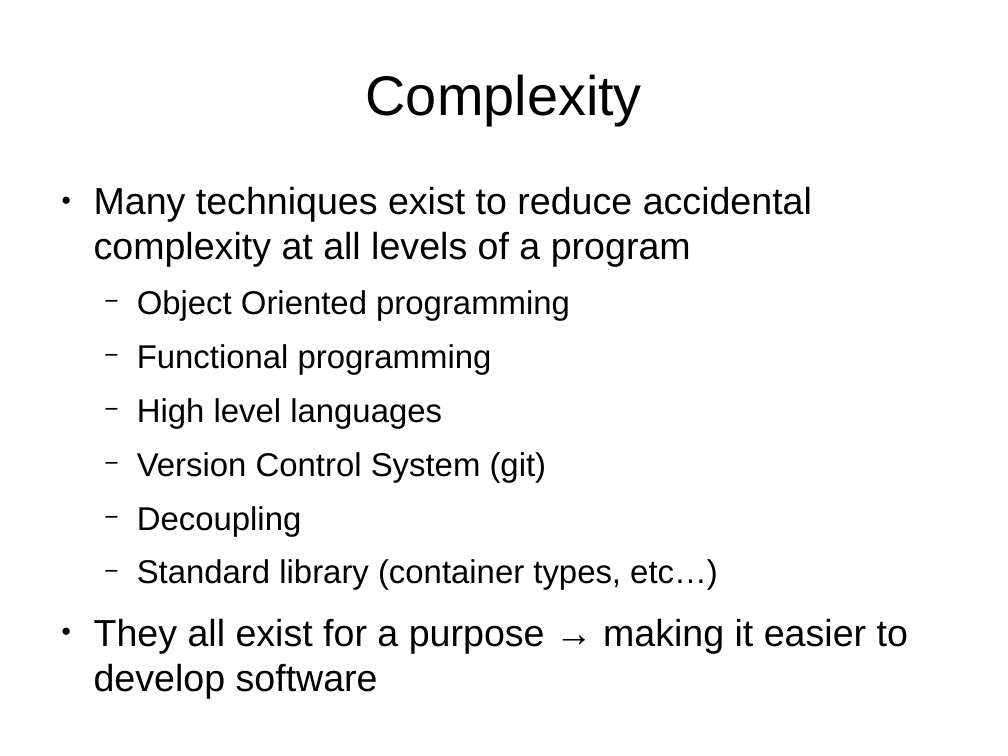
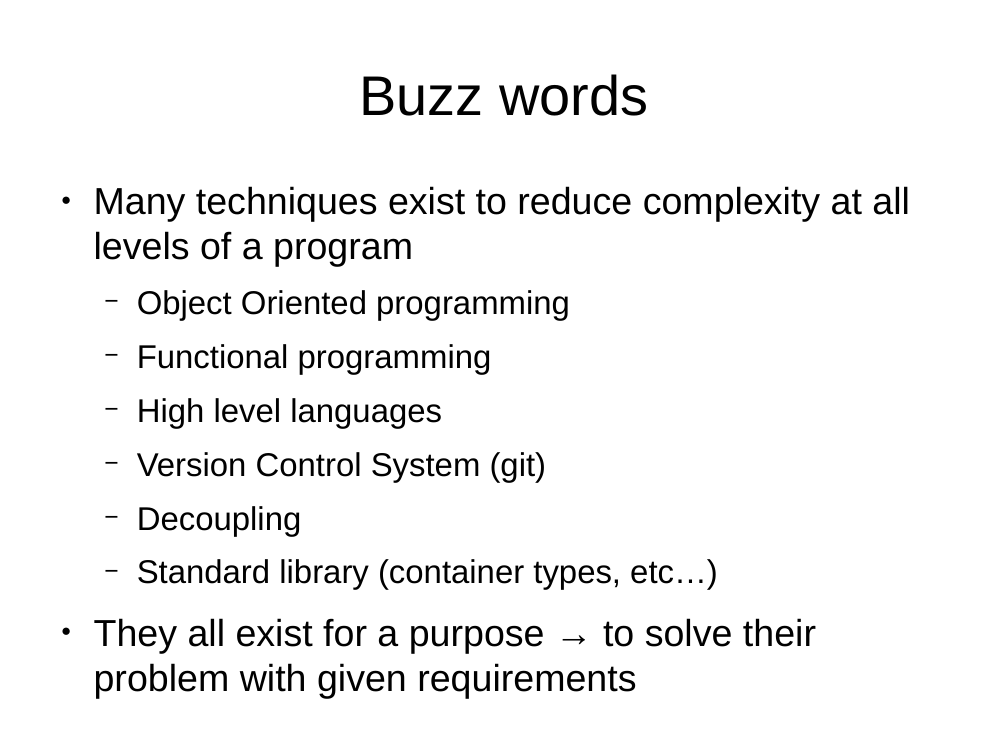
Before and after one commit to f0lie/refactoring_example, a slide deck: slide 6 of safe_code_pt2.odp. Drawn at 1008x756 pixels with LibreOffice and Linux fonts; fonts in the diff are those of the drawing. Boxes give left, top, right and bottom in pixels: in the first picture for what was removed or moved away, otherwise in the second. Text is boxed around its words. In the diff, an @@ line names an element or a change of style, - is before the commit and + after.

```diff
--- a/safe_code_pt2.odp
+++ b/safe_code_pt2.odp
@@ title at [359, 74, 648, 116]: text changed @@
-Complexity
+Buzz words
@@ text at [94, 186, 910, 267]: text changed @@
-● Many techniques exist to reduce accidental complexity at all levels of a program
+● Many techniques exist to reduce complexity at all levels of a program
@@ text at [94, 618, 816, 698]: text changed @@
-● They all exist for a purpose → making it easier to develop software
+● They all exist for a purpose → to solve their problem with given requirements
```
Also in this commit, not shown: 6 other slides changed, 9 slides added, 3 slides removed, 1 other file.
